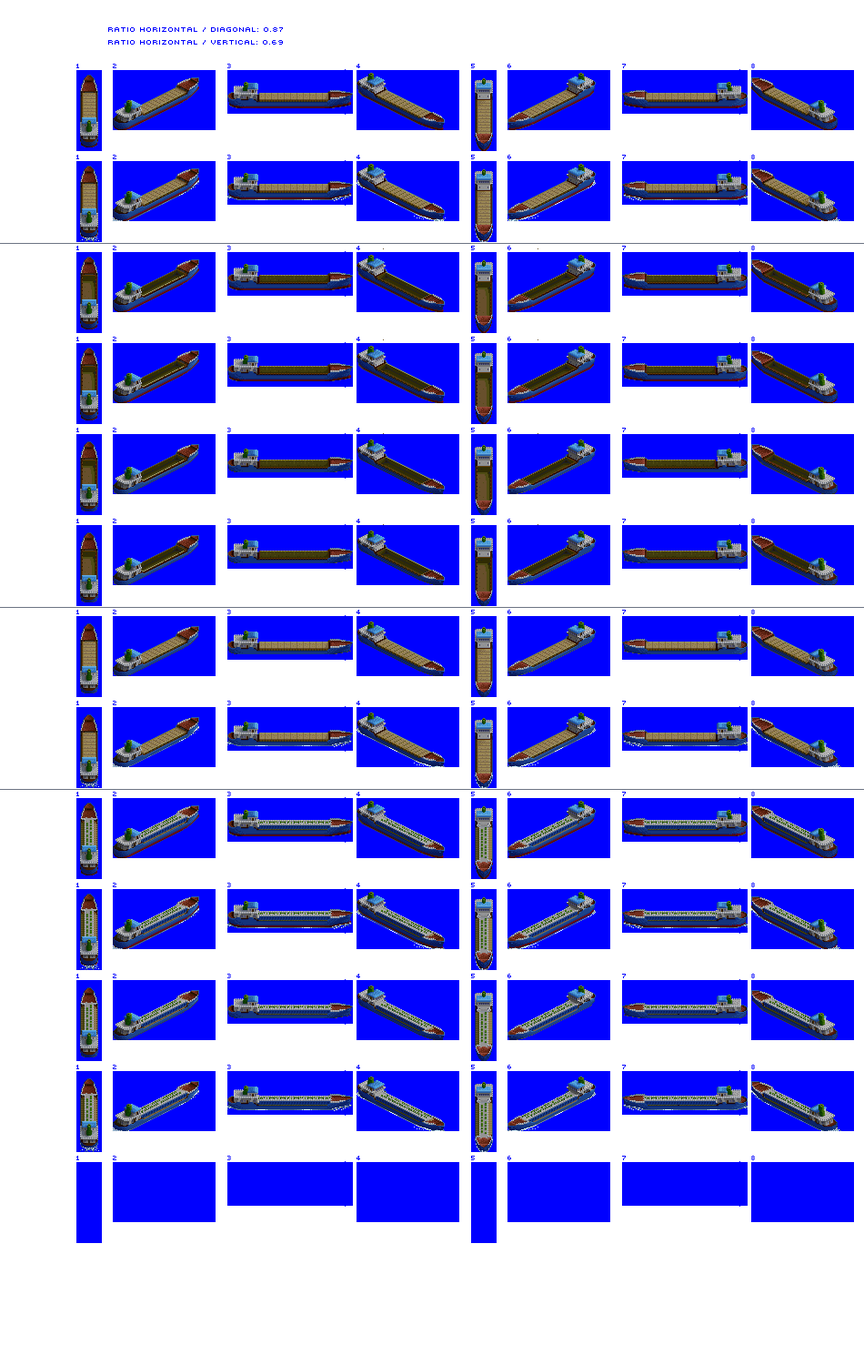
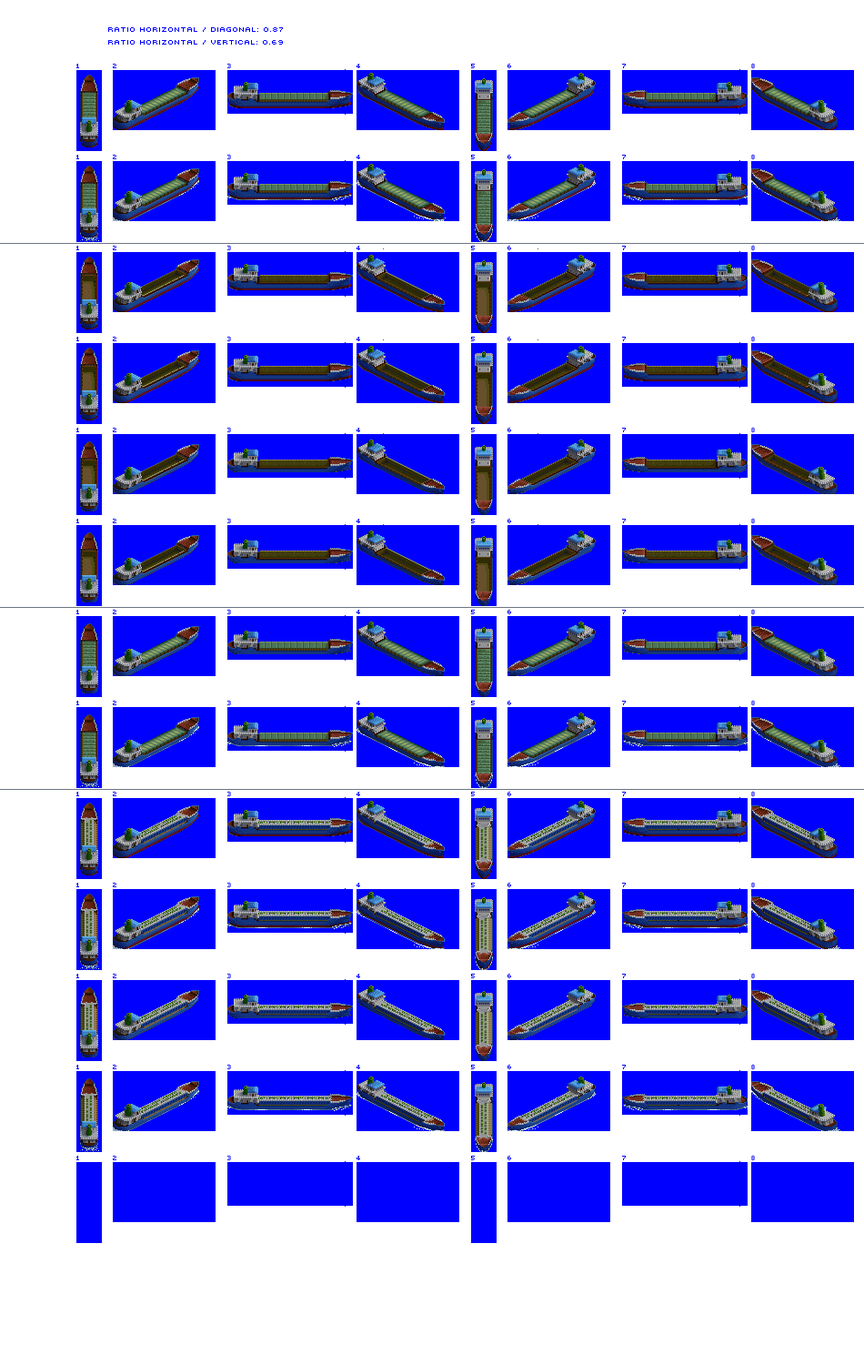
Comparing the layer stacks of the two 864x1365 images. Changes:
painted on "Hatches Overlay" over [82, 87, 810, 774]
